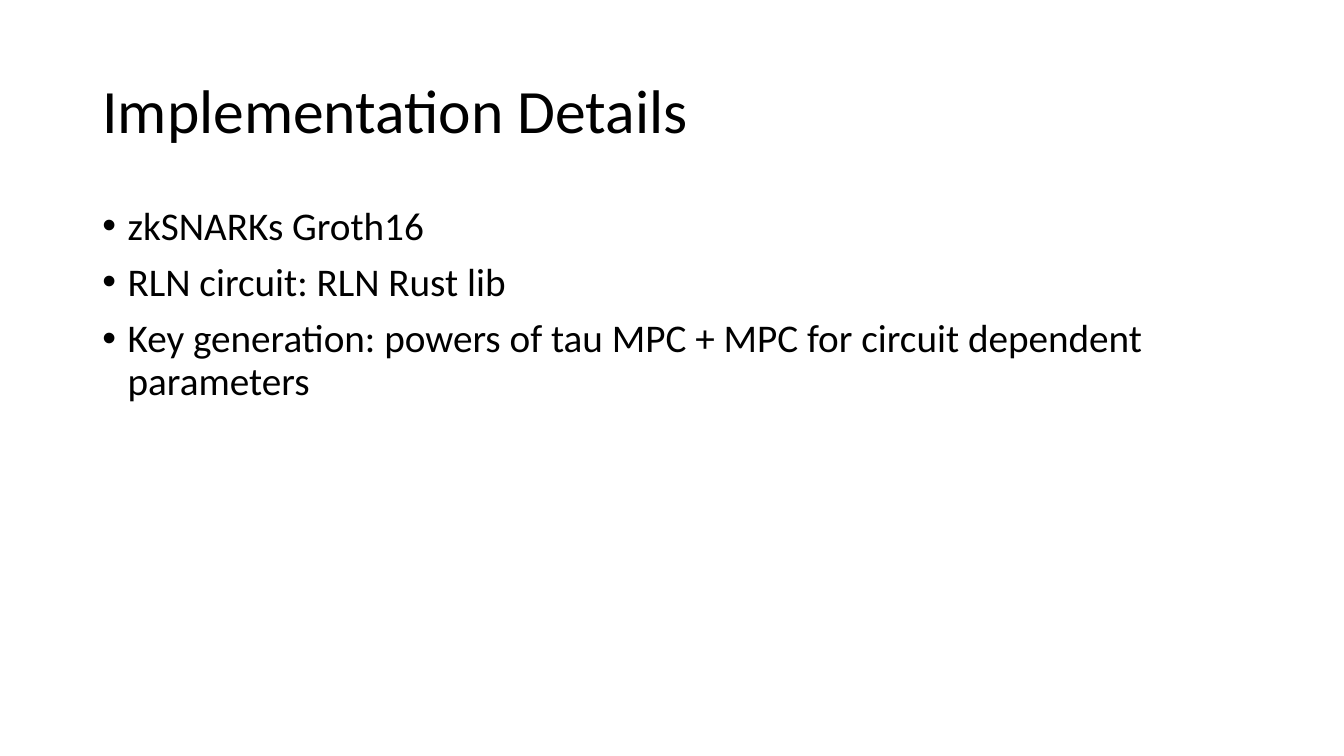
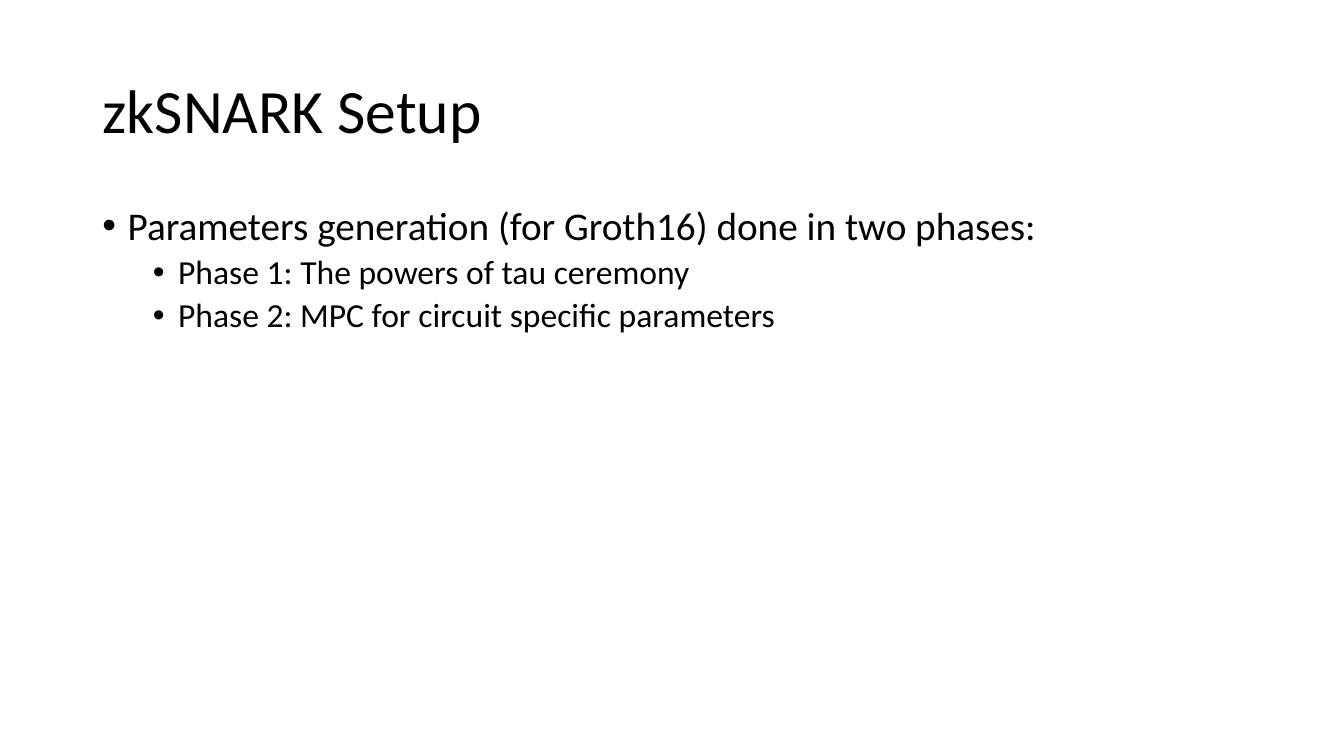
Before and after one commit to vacp2p/research, a slide deck: slide 46 of rln-research/presentations/11-2021-Tokenmics-Waku-rln-relay.pptx. Drawn at 1344x756 pixels with LibreOffice and Linux fonts; fonts in the diff are those of the drawing. Boxes give left, top, right and bottom in pixels: in the first picture for what was removed or moved away, otherwise in the second. Text is boxed around its words. In the diff, an @@ line names an element or a change of style, - is before the commit and + after.

```diff
--- a/rln-research/presentations/11-2021-Tokenmics-Waku-rln-relay.pptx
+++ b/rln-research/presentations/11-2021-Tokenmics-Waku-rln-relay.pptx
@@ title at box(102, 90, 482, 143): text changed @@
-Implementation Details
+zkSNARK Setup
@@ text at box(128, 211, 1035, 333): text changed; size 28 to 24 pt @@
-• zkSNARKs Groth16
-• RLN circuit: RLN Rust lib
-• Key generation: powers of tau MPC + MPC for circuit dependent parameters
+• Parameters generation (for Groth16) done in two phases:
+  • Phase 1: The powers of tau ceremony
+  • Phase 2: MPC for circuit specific parameters
```
Also in this commit, not shown: 2 other slides changed, 1 slide added.
